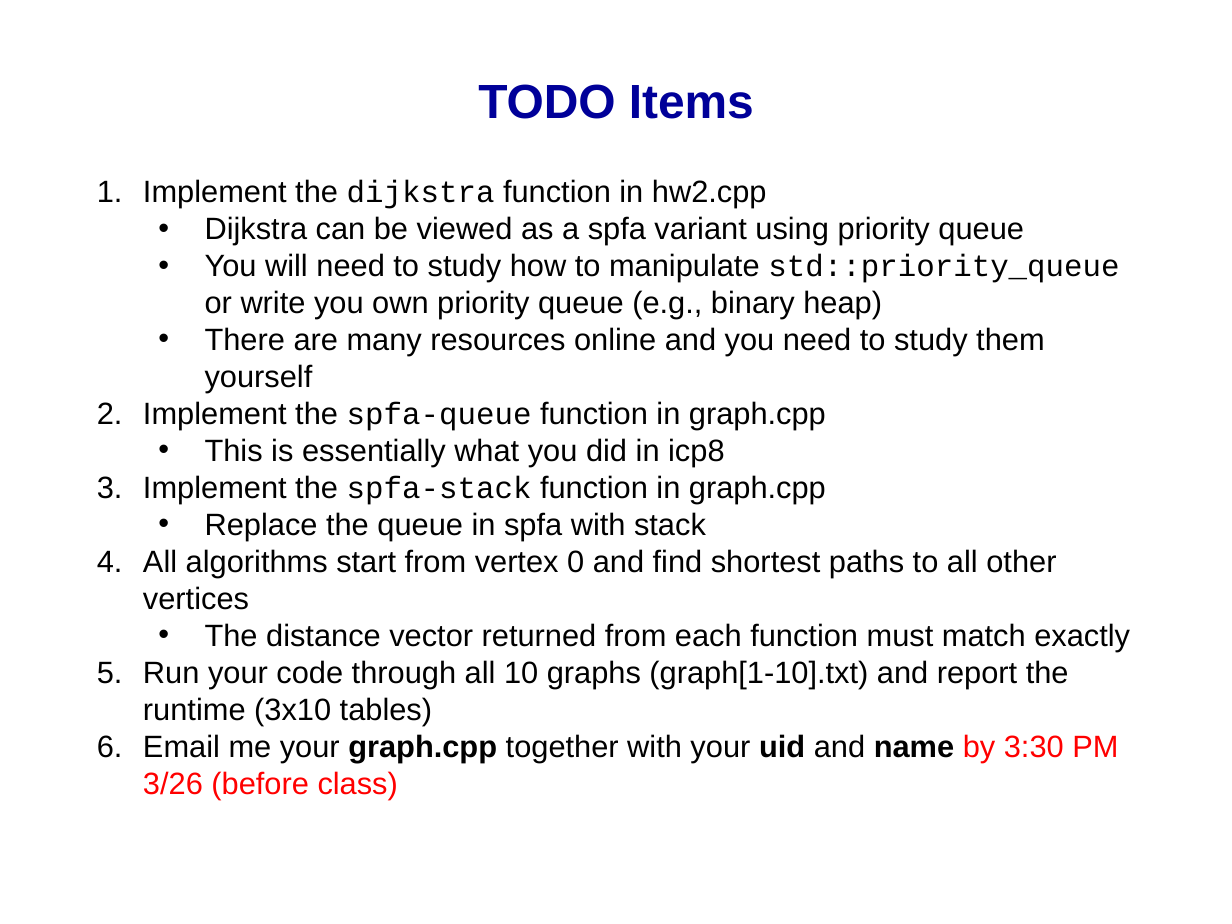
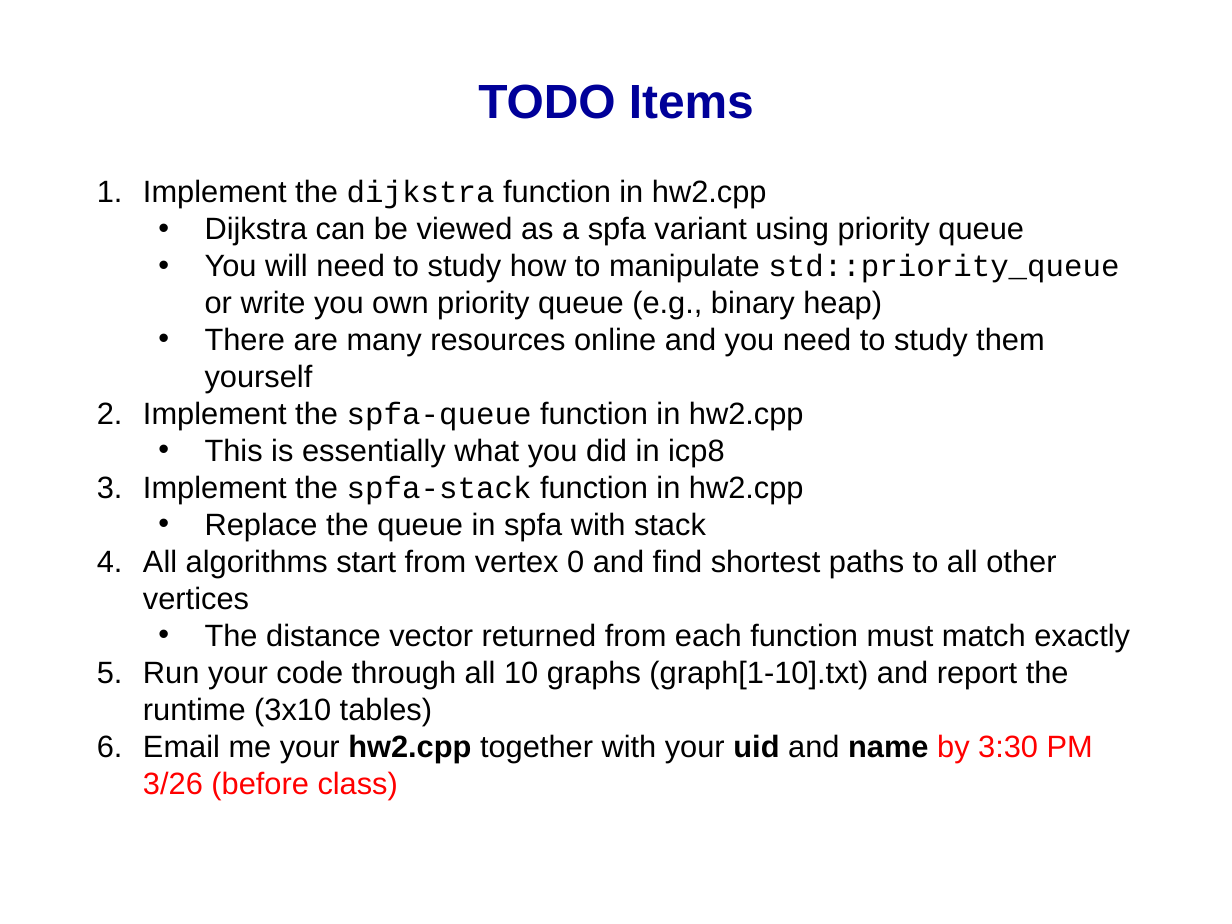
Before and after one commit to tsung-wei-huang/ece5960, a slide deck: slide 2 of hw/hw2/hw2.pptx. Drawn at 1232x924 pixels with LibreOffice and Linux fonts; fonts in the diff are those of the drawing. Boxes give left, top, right and bottom in pixels: in the first picture for what was removed or moved away, otherwise in the second. Text is boxed around its words. In the diff, an @@ line names an element or a change of style, - is before the commit and + after.

```diff
--- a/hw/hw2/hw2.pptx
+++ b/hw/hw2/hw2.pptx
@@ text at (143, 401, 804, 431): text changed @@
-2. Implement the spfa-queue function in graph.cpp
+2. Implement the spfa-queue function in hw2.cpp
@@ text at (143, 475, 804, 505): text changed @@
-3. Implement the spfa-stack function in graph.cpp
+3. Implement the spfa-stack function in hw2.cpp
@@ text at (143, 734, 1093, 799): text changed @@
-6. Email me your graph.cpp together with your uid and name by 3:30 PM 3/26 (before class)
+6. Email me your hw2.cpp together with your uid and name by 3:30 PM 3/26 (before class)
```
Also in this commit, not shown: 1 other file.
